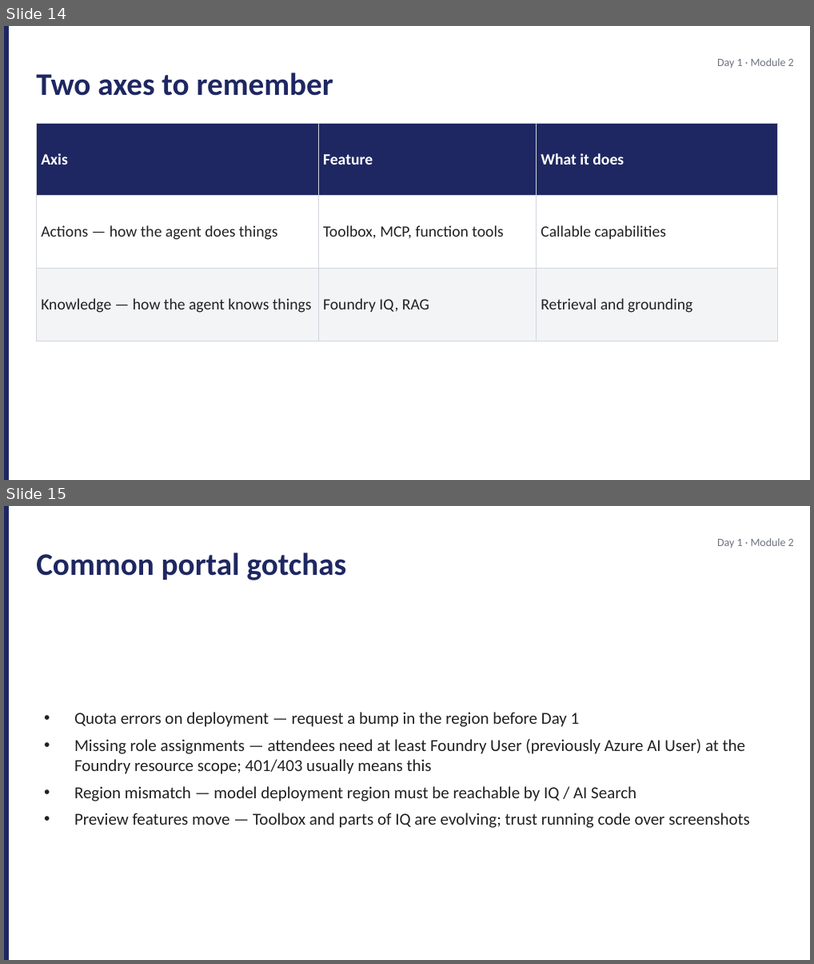
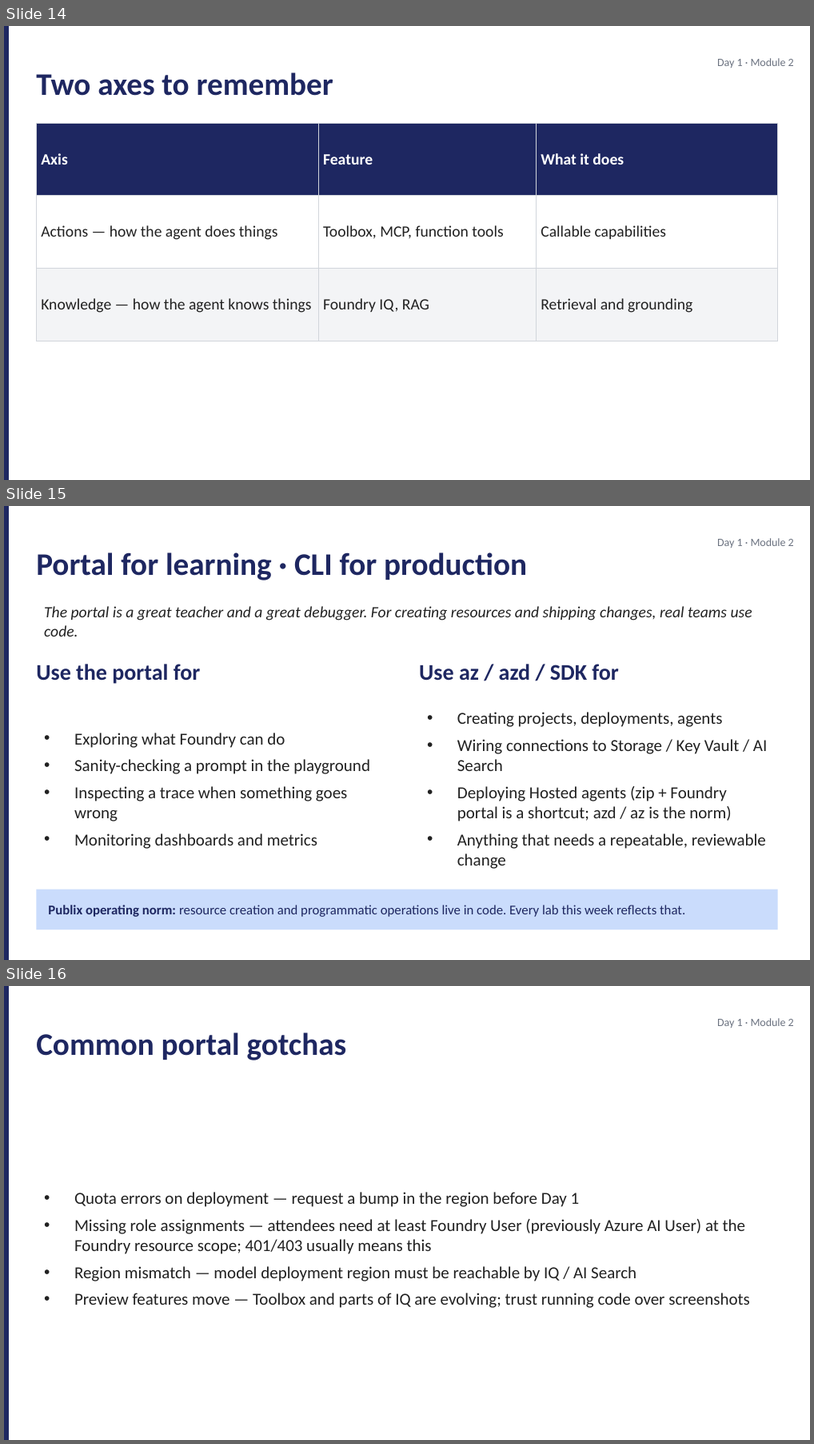
Before and after one commit to JimPiquant/Building-AI-Apps-and-Agents, a slide deck: decks/day1/module-2-foundry-portal.pptx. Shown one above the other, each under a label of ours: slides 14 and 15 before the commit, slides 14, 15 and 16 after it. The pictures are 814x964 and 814x1444 pixels, drawn with LibreOffice and Linux fonts; fonts in the diff are those of the drawing. Boxes give left, top, right and bottom in pixels: in the first picture for what was removed or moved away, otherwise in the second. Text is boxed around its words. In the diff, an @@ line names an element or a change of style, - is before the commit and + after.

```diff
--- a/decks/day1/module-2-foundry-portal.pptx
+++ b/decks/day1/module-2-foundry-portal.pptx
@@ slide 15 added at box(4, 506, 810, 960), background #FFFFFF @@
@@ rectangle added at box(4, 506, 9, 959), fill #1E2761 @@
@@ text added at box(36, 552, 527, 580), 28 pt, text #1E2761, bold @@
+Portal for learning · CLI for production
@@ text added at box(718, 538, 794, 548), 10 pt, text #6B7280 @@
+Day 1 · Module 2
@@ text added at box(44, 606, 753, 636), 14 pt, text #212121, italic @@
+The portal is a great teacher and a great debugger. For creating resources and shipping changes, real teams use code.
@@ text added at box(36, 664, 200, 684), 20 pt, text #1E2761, bold @@
+Use the portal for
@@ text added at box(419, 664, 618, 680), 20 pt, text #1E2761, bold @@
+Use az / azd / SDK for
@@ text added at box(458, 712, 767, 868), 15 pt, text #212121 @@
+• Creating projects, deployments, agents
+• Wiring connections to Storage / Key Vault / AI Search
+• Deploying Hosted agents (zip + Foundry portal is a shortcut; azd / az is the norm)
+• Anything that needs a repeatable, reviewable change
@@ text added at box(74, 732, 370, 848), 15 pt, text #212121 @@
+• Exploring what Foundry can do
+• Sanity-checking a prompt in the playground
+• Inspecting a trace when something goes wrong
+• Monitoring dashboards and metrics
@@ rectangle added at box(36, 889, 778, 929), fill #CADCFC @@
@@ text added at box(48, 904, 686, 916), 12 pt, text #1E2761 @@
+Publix operating norm: resource creation and programmatic operations live in code. Every lab this week reflects that.
@@ what was slide 15 is now slide 16 @@
```
Also in this commit, not shown: 15 other files.
